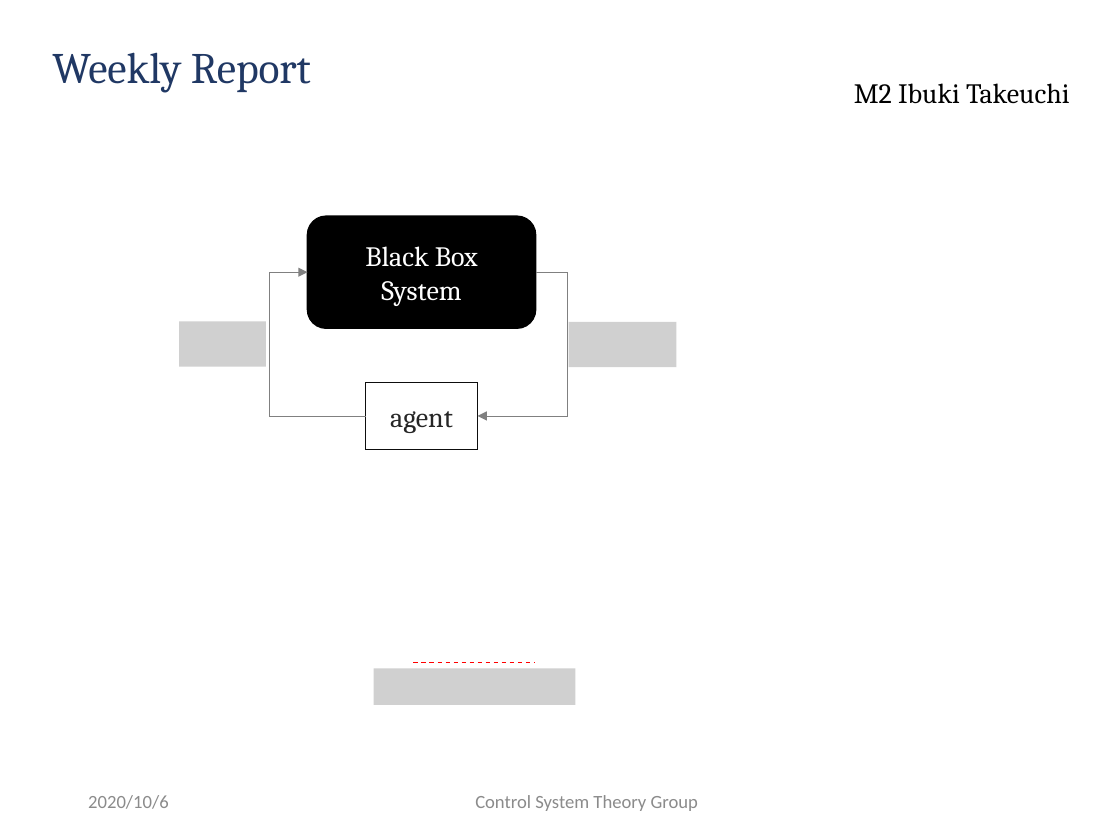
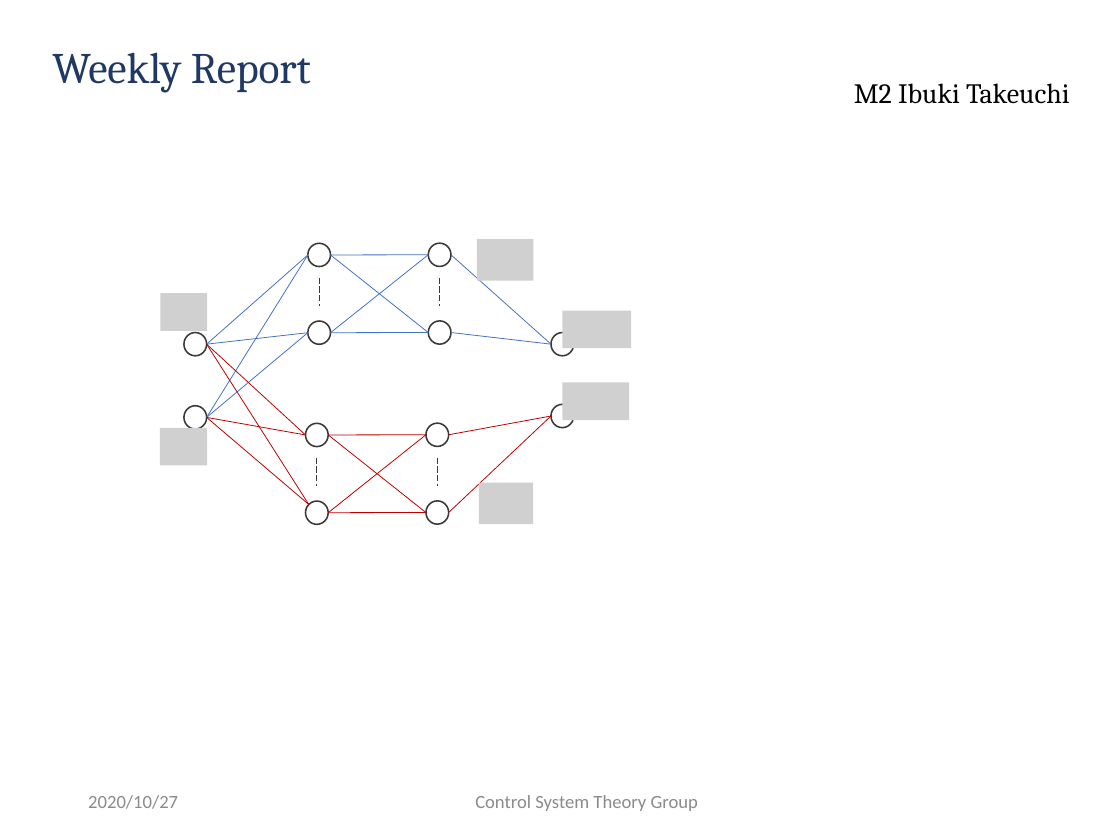
Before and after one commit to ibuki1024/weekly_report, a slide deck: slide 4 of report.pptx (slide 3 before the commit). Drawn at 1120x840 pixels with LibreOffice and Linux fonts; fonts in the diff are those of the drawing; grey boxes stand for pictures; background and template pictures are left out. Boxes give left, top, right and bottom in pixels: in the first picture for what was removed or moved away, otherwise in the second. Text is boxed around its words. In the diff, an @@ line names an element or a change of style, - is before the commit and + after.

```diff
--- a/report.pptx
+++ b/report.pptx
@@ rounded rectangle removed at bbox=[308, 216, 536, 328] @@
-Black Box System
@@ elbow arrow moved from (365, 416) - (308, 272) to (206, 344) - (308, 255) @@
@@ elbow arrow (206, 344) - (308, 255): elbow arrow to line; stroke #808080 0.5 pt to #4472C4 0.5 pt @@
@@ group added at bbox=[160, 240, 632, 524]: 23 lines, 12 ellipses, 6 pictures @@
@@ elbow arrow removed from (535, 272) to (477, 416) @@
@@ picture removed at bbox=[179, 321, 265, 366] @@
@@ picture removed at bbox=[569, 321, 676, 366] @@
@@ rectangle removed at bbox=[365, 382, 477, 449] @@
-agent
@@ picture removed at bbox=[374, 669, 576, 706] @@
@@ line removed from (413, 662) to (534, 662) @@
@@ text at bbox=[88, 795, 178, 809]: text changed @@
-2020/10/6
+2020/10/27
```
Also in this commit, not shown: 2 other slides changed, 1 slide added, 1 other file.
